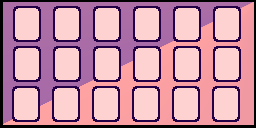
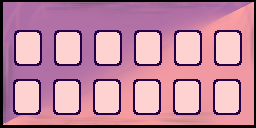
Layered file, before and after one edit (256 x 128). Changes by layer:
painted on "Paint Layer 1 Merged" over left=3, top=0, right=254, bottom=125
painted on "Background" over left=3, top=0, right=254, bottom=125
